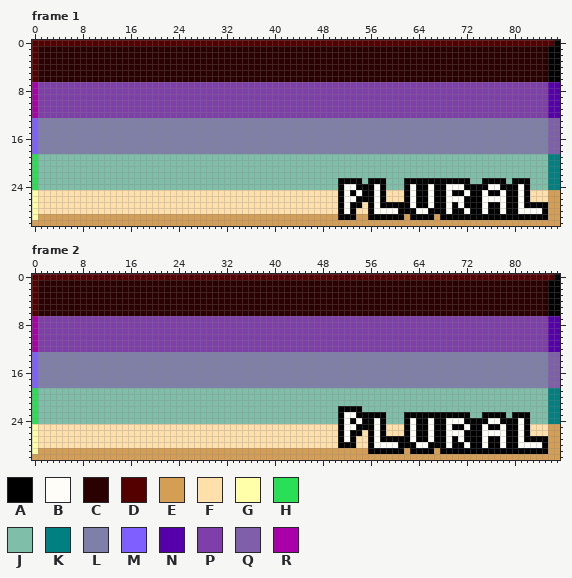
Pixel-art file: aseprite/pride/badge_plural.aseprite. The picture above was drawn from the file before the commit.
88x31 pixels, 7 frames. Shown: frame 1, frame 2. The commit also changed other frames, which this record leaves out.
Palette (. is transparent): A #000000  B #fffdf7  C #2a0000  D #550000  E #d49f55  F #ffdfaa  G #ffffaa  H #2adf55  J #7fbfaa  K #008080  L #7f7faa  M #7f5fff  N #5500aa  P #7f3faa  Q #7f5faa  R #aa00aa
And afterwards:
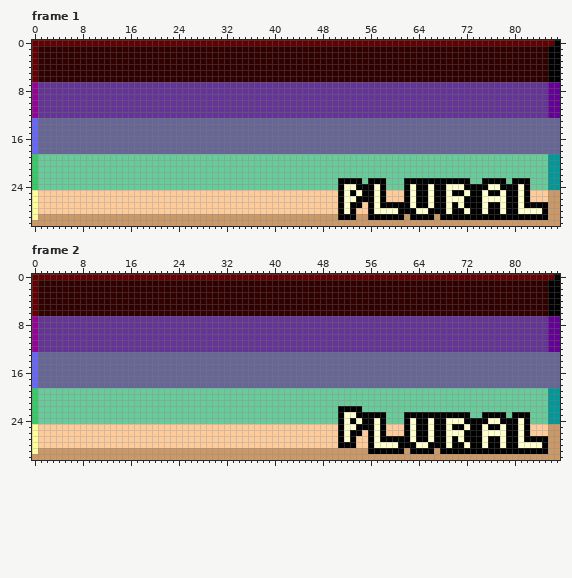
Edits made:
colour B: #fffdf7 -> #ffffcc
colour C: #2a0000 -> #330000
colour D: #550000 -> #660000
colour E: #d49f55 -> #cc9966
colour F: #ffdfaa -> #ffcc99
colour G: #ffffaa -> #ffff99
colour H: #2adf55 -> #33cc66
colour J: #7fbfaa -> #66cc99
colour K: #008080 -> #009999
colour L: #7f7faa -> #666699
colour M: #7f5fff -> #6666ff
colour N: #5500aa -> #660099
colour P: #7f3faa -> #663399
colour R: #aa00aa -> #990099
Frame 1, layer "Border":
y 13..18: x 86..87 QQ -> LL
Frame 2, layer "Border": the same change as frame 1
Changed places in both pictures, as pixel boxes (x1, y1, x2, y2):
changed: (32, 40, 560, 226)
changed: (32, 274, 560, 460)
